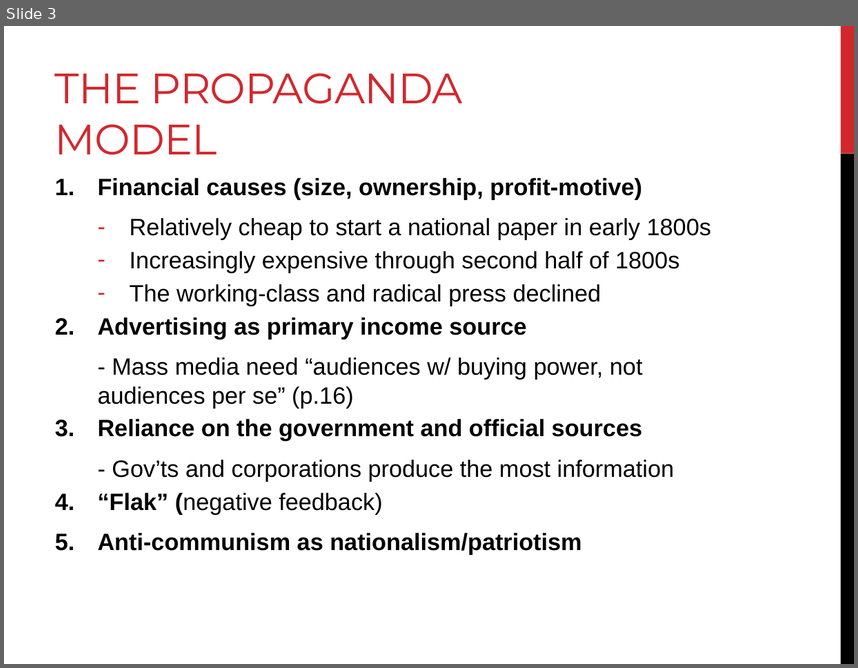
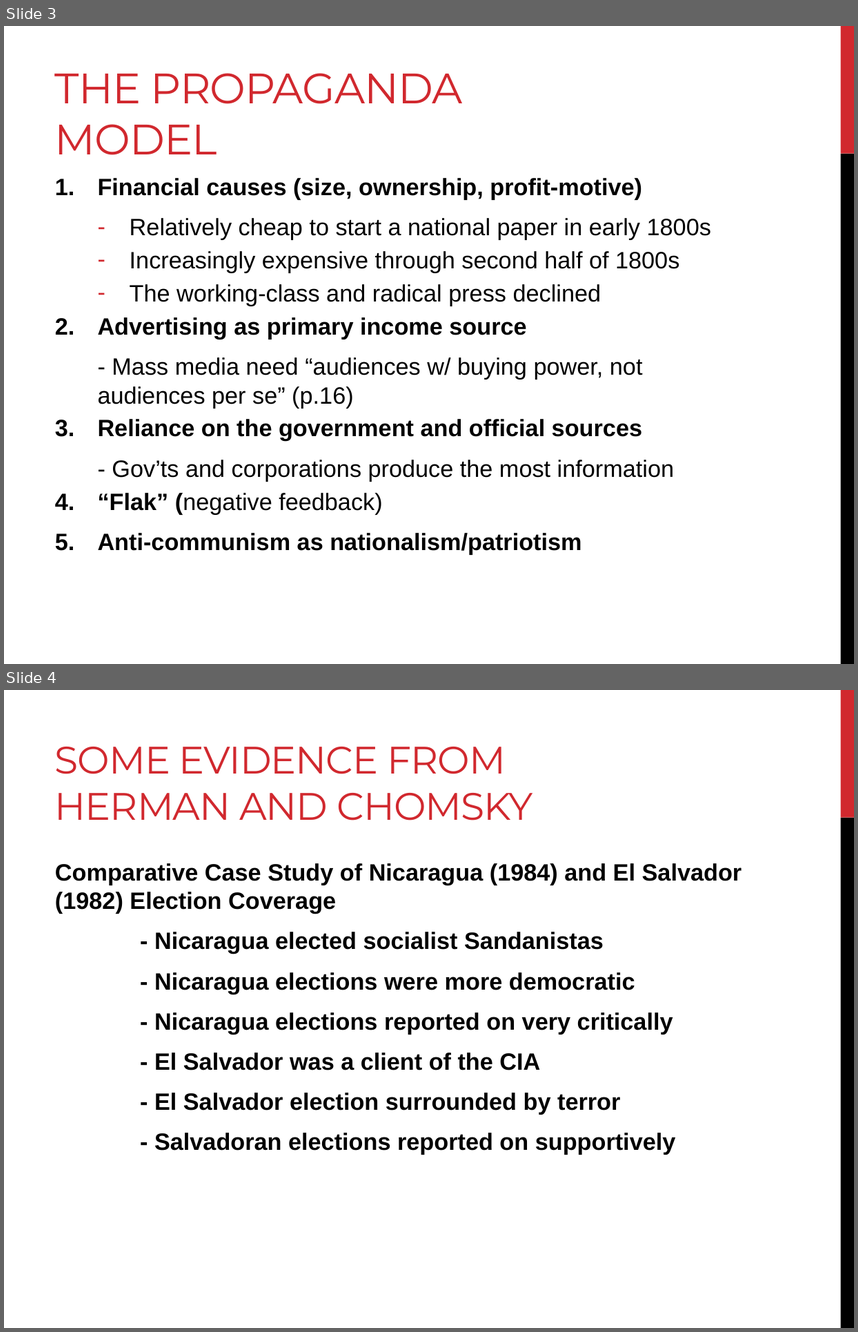
Before and after one commit to jmrphy/media_politics, a slide deck: slides/6_propaganda_model/propaganda_model.pptx. Shown one above the other, each under a label of ours: slide 3 before the commit, slides 3 and 4 after it. The pictures are 858x668 and 858x1332 pixels, drawn with LibreOffice and Linux fonts; fonts in the diff are those of the drawing. Boxes give left, top, right and bottom in pixels: in the first picture for what was removed or moved away, otherwise in the second. Text is boxed around its words. In the diff, an @@ line names an element or a change of style, - is before the commit and + after.

```diff
--- a/slides/6_propaganda_model/propaganda_model.pptx
+++ b/slides/6_propaganda_model/propaganda_model.pptx
@@ slide 4 added at (x1=4, y1=690, x2=854, y2=1328), background #FFFFFF; not listed: 2 template elements that a slide beside it also shows @@
@@ title added at (x1=55, y1=747, x2=533, y2=820), 32.4 pt, text #D1282E @@
+SOME EVIDENCE FROM HERMAN AND CHOMSKY
@@ text added at (x1=55, y1=863, x2=742, y2=1154), 20 pt, text #000000, bold @@
+Comparative Case Study of Nicaragua (1984) and El Salvador (1982) Election Coverage
+- Nicaragua elected socialist Sandanistas
+- Nicaragua elections were more democratic
+- Nicaragua elections reported on very critically
+- El Salvador was a client of the CIA
+- El Salvador election surrounded by terror
+- Salvadoran elections reported on supportively
```
Also in this commit, not shown: 1 slide changed, 3 other slides added.
